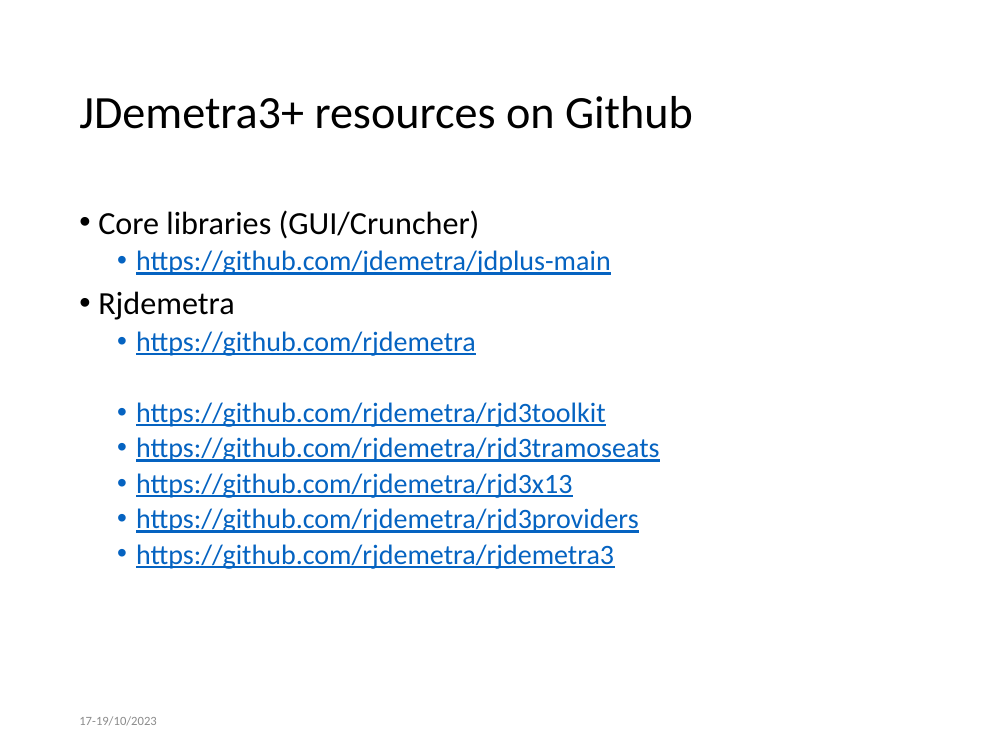
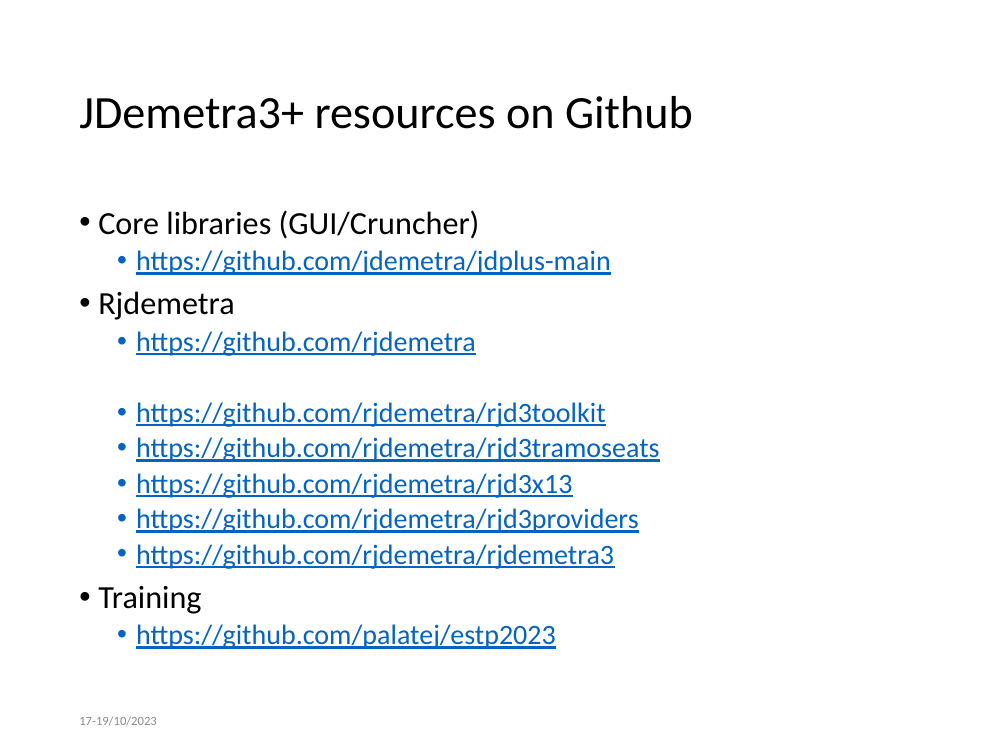
Before and after one commit to palatej/estp2023, a slide deck: slide 9 of Presentations/1.4 JD+ on Github.pptx. Drawn at 1008x756 pixels with LibreOffice and Linux fonts; fonts in the diff are those of the drawing. Boxes give left, top, right and bottom in pixels: in the first picture for what was removed or moved away, otherwise in the second. Text is boxed around its words. In the diff, an @@ line names an element or a change of style, - is before the commit and + after.

```diff
--- a/Presentations/1.4 JD+ on Github.pptx
+++ b/Presentations/1.4 JD+ on Github.pptx
@@ text at (98,586,556,649): paragraphs added @@
+• Training
+  • https://github.com/palatej/estp2023
```
Also in this commit, not shown: 8 other files.
